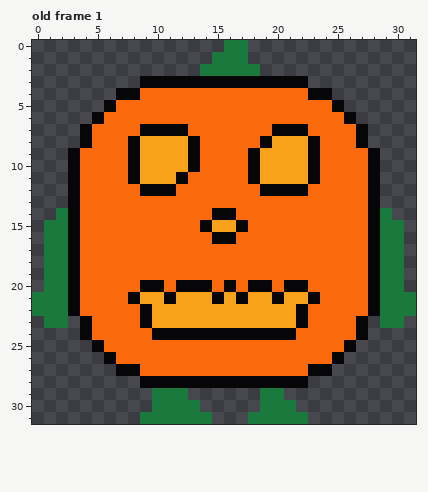
Pixel-art file: assets/player-sleeping.aseprite. The first picture shows the starting point.
32x32 pixels, 1 frame. Shown: old frame 1. The commit also changed other frames, which this record leaves out.
After the commit:
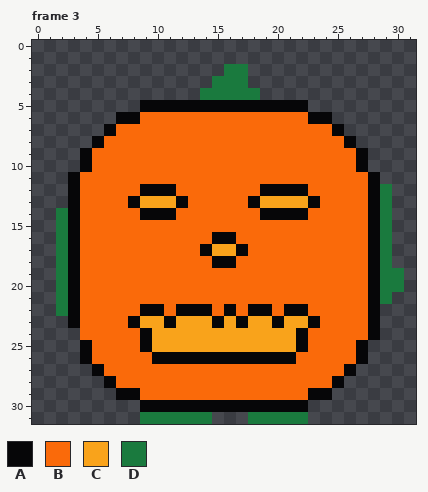
Palette (. is transparent): A #060608  B #fa6a0a  C #f9a31b  D #1a7a3e
A new or re-ordered frame is compared with the old frame closest to it.
Message: readme upd added new cool sleeping animations and killzoe script even the sleeping animation script ITS SO COOL
Diff:
frames 1 -> 4
Frame 3 is new; against old frame 1:
Colour A now appears in row 23 at x 3 and 28; in row 24 at x 28; in rows 25 to 26 at x 4 and 27; in row 27 at x 5 and 26; in row 28 at x 6 and 25; in row 29 at x 7 to 8 and 23 to 24.
Colour A now appears in row 30 at x 9, 14 to 18 and 22.
The author changed colour B to colour A in row 5 at x 9 to 22; in row 6 at x 7 to 8 and 23 to 24; in row 7 at x 6 and 25; in row 8 at x 5 and 26; in rows 9 to 10 at x 4 and 27; in row 13 at x 8, 12, 18 and 23.
The author changed colour B to colour A in row 14 at x 9 to 11 and 19 to 22; in row 17 at x 14 and 17; in row 18 at x 15 to 16; in row 23 at x 8 and 23; in rows 24 to 25 at x 9 and 22; in row 26 at x 10 to 21.
The author changed colour C to colour A in row 22 at x 10, 12 to 14, 16, 18 to 19 and 21; in row 23 at x 11, 15, 17 and 20.
The author changed colour D to colour A in row 30 at x 10 to 13 and 19 to 21.
Colour B now appears in row 26 at x 5 and 26; in row 27 at x 6 and 25; in row 28 at x 7 to 8 and 23 to 24; in row 29 at x 9, 13 to 18 and 21 to 22.
The author changed colour A to colour B in row 7 at x 9 to 12 and 20 to 22; in row 8 at x 8, 13, 19 and 23; in rows 9 to 10 at x 8, 13, 18 and 23; in row 11 at x 8, 12, 18 and 23; in row 14 at x 15 to 16; in row 15 at x 14 and 17.
The author changed colour A to colour B in row 20 at x 9 to 10, 12 to 14, 16, 18 to 19 and 21 to 22; in row 21 at x 8, 11, 15, 17, 20 and 23; in rows 23 to 24 at x 4 and 27; in row 25 at x 5 and 26; in row 26 at x 6 and 25; in row 27 at x 7 to 8 and 23 to 24.
The author changed colour A to colour B in row 28 at x 9 to 22.
The author changed colour C to colour B in row 8 at x 9 to 12 and 20 to 22; in rows 9 to 10 at x 9 to 12 and 19 to 22; in row 11 at x 9 to 11 and 19 to 22; in row 15 at x 15 to 16; in row 21 at x 9 to 10, 12 to 14, 16, 18 to 19 and 21 to 22; in row 22 at x 11, 15, 17 and 20.
The author changed colour D to colour B in row 29 at x 10 to 12 and 19 to 20.
The author changed colour A to colour C in row 23 at x 9 and 22; in row 24 at x 10 to 21.
The author changed colour B to colour C in row 13 at x 9 to 11 and 19 to 22; in row 17 at x 15 to 16; in row 25 at x 10 to 21.
Colour D now appears in rows 12 to 13 at x 29.
The author changed colour A to colour D in row 3 at x 15 to 17.
The author changed colour B to colour D in row 4 at x 14 to 18.
Colour A is gone in row 3 at x 9 to 14 and 18 to 22; in row 4 at x 7 to 8 and 23 to 24; in row 5 at x 6 and 25; in row 6 at x 5 and 26; in rows 7 to 8 at x 4 and 27; in rows 9 to 10 at x 3 and 28.
Colour B is gone in row 4 at x 9 to 13 and 19 to 22; in row 5 at x 7 to 8 and 23 to 24; in row 6 at x 6 and 25; in row 7 at x 5 and 26.
Colour D is gone in row 0 at x 16 to 17; in row 1 at x 15 to 17; in row 2 at x 14 to 15 and 18; in rows 15 to 18 at x 1 and 30; in rows 19 to 20 at x 1; in row 21 at x 0 to 1 and 30 to 31.
Colour D is gone in row 22 at x 0 to 1 and 29 to 31; in row 23 at x 1 to 2 and 29 to 30.
Pixel boxes of the changes (left, top, right, bottom) in both pictures:
changed: (32, 40, 416, 412)
